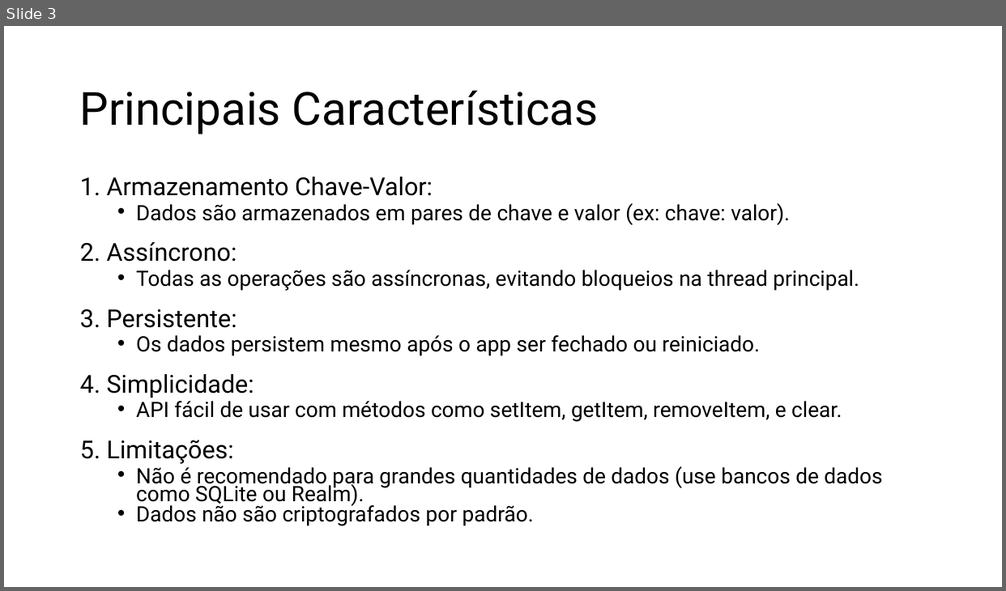
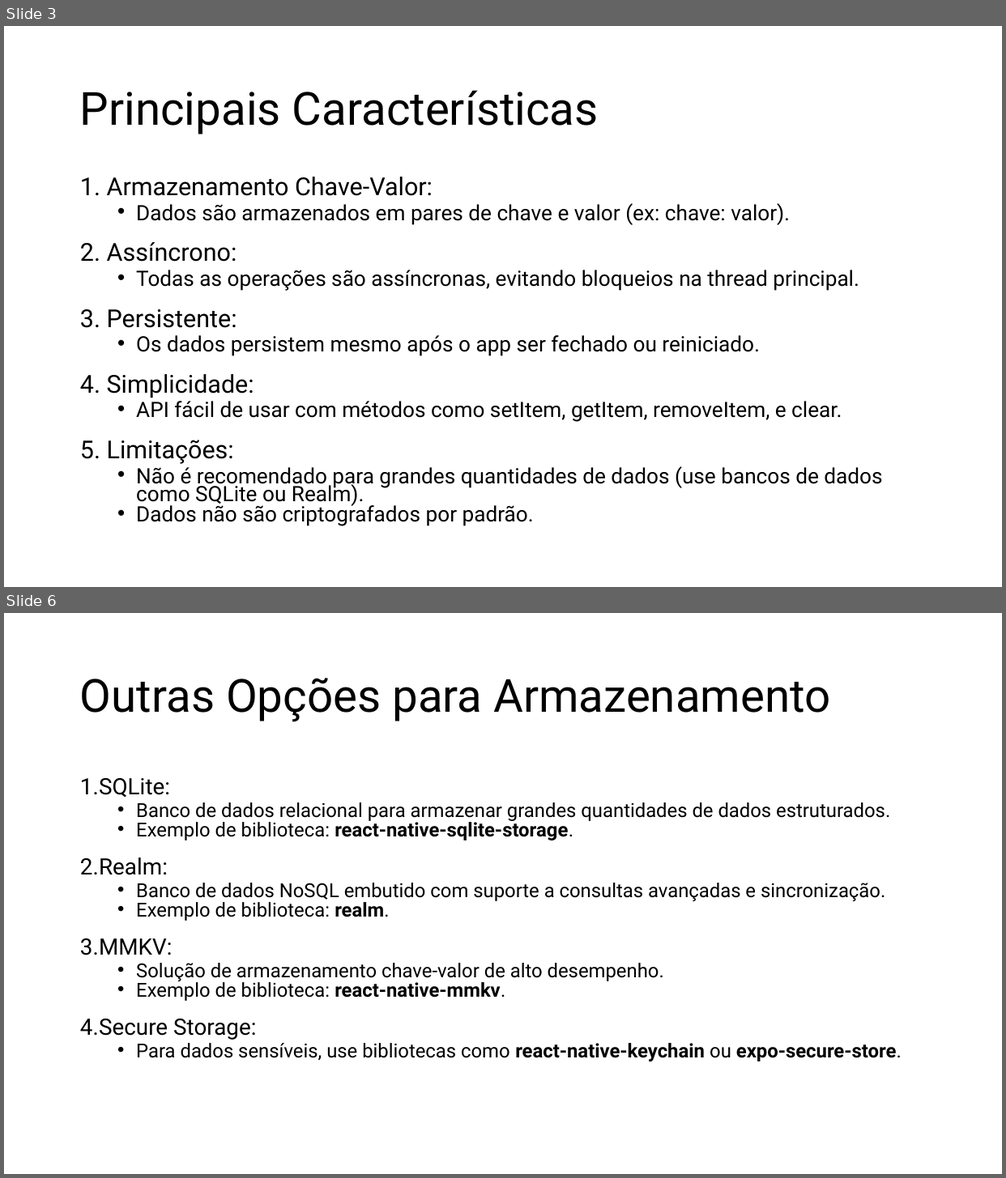
Before and after one commit to LucasrsRodrigues/FIAP, a slide deck: Recursos/slides/AsyncStoraage.pptx. Shown one above the other, each under a label of ours: slide 3 before the commit, slides 3 and 6 after it; the slides between them are not shown. The pictures are 1006x591 and 1006x1178 pixels, drawn with LibreOffice and Linux fonts; fonts in the diff are those of the drawing. Boxes give left, top, right and bottom in pixels: in the first picture for what was removed or moved away, otherwise in the second. Text is boxed around its words. In the diff, an @@ line names an element or a change of style, - is before the commit and + after.

```diff
--- a/Recursos/slides/AsyncStoraage.pptx
+++ b/Recursos/slides/AsyncStoraage.pptx
@@ slide 6 added at <box>4,613,1002,1174</box>, background #FFFFFF @@
@@ title added at <box>80,678,830,722</box>, 44 pt, text #000000 @@
+Outras Opções para Armazenamento
@@ text added at <box>80,778,901,1062</box>, 18.6 pt, text #000000 @@
+1. SQLite:
+  • Banco de dados relacional para armazenar grandes quantidades de dados estruturados.
+  • Exemplo de biblioteca: react-native-sqlite-storage.
+2. Realm:
+  • Banco de dados NoSQL embutido com suporte a consultas avançadas e sincronização.
+  • Exemplo de biblioteca: realm.
+3. MMKV:
+  • Solução de armazenamento chave-valor de alto desempenho.
+  • Exemplo de biblioteca: react-native-mmkv.
+4. Secure Storage:
+  • Para dados sensíveis, use bibliotecas como react-native-keychain ou expo-secure-store.
```
Also in this commit, not shown: 1 slide changed, 2 other slides added, 49 other files.
